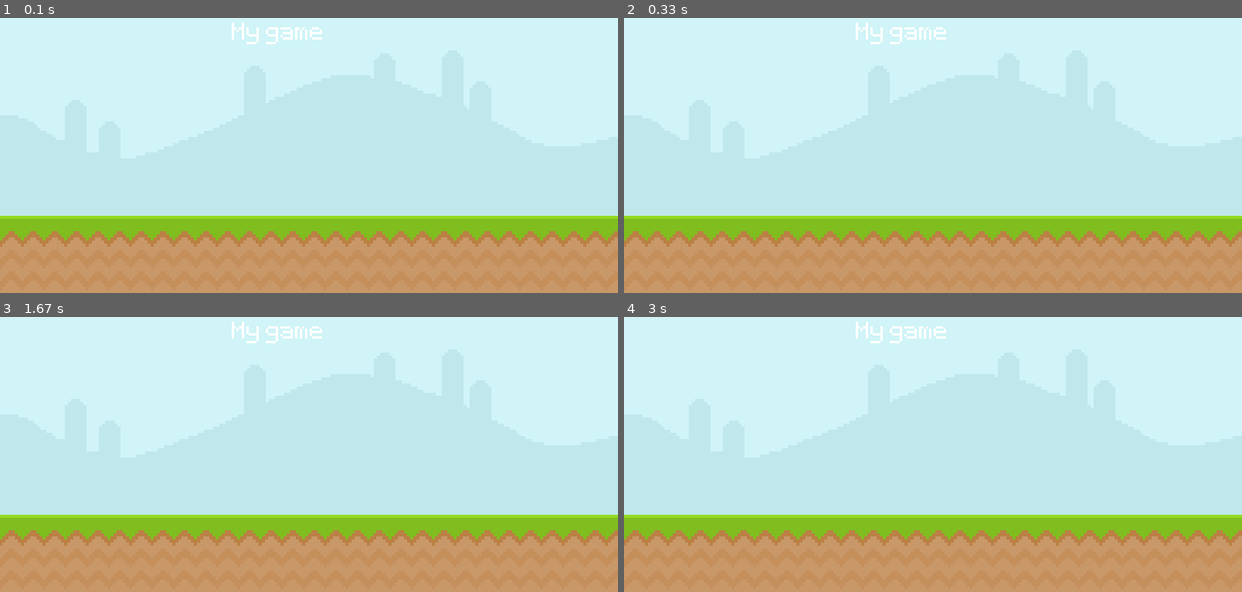
Above: before the commit, frames 1-4 (two rows, left to right).
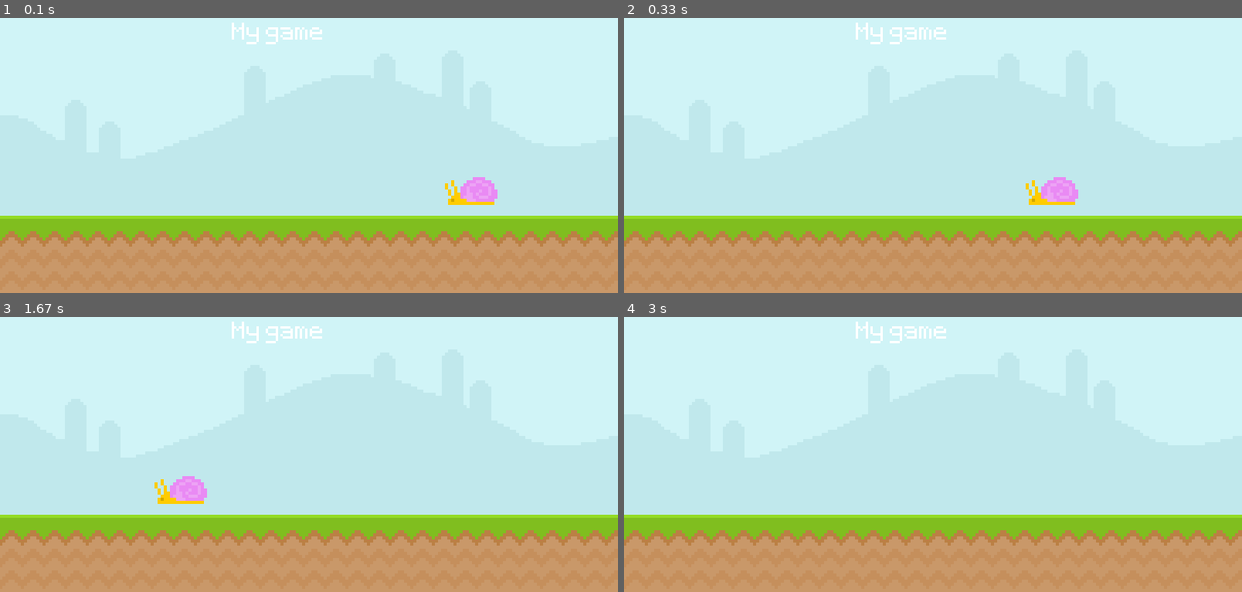
Above: after the commit, the same moments.

Repository: IvanNakov10/Pygame
Game: pygame game, started from pygame.py
The game is run twice, just before and just after one commit, with the same random seed, the same clock (stepped at 60 frames per second) and the same inputs.
Inputs:
- Up to frame 1 (0.1 s): no input
- Up to frame 2 (0.33 s): no input
- Up to frame 3 (1.67 s): no input
- Up to frame 4 (3 s): no input

The runs differ from the first frame. In frame 1, 0.6% of the frame differs, in the area x 72-81%, y 57-68%; in frame 2, 0.6%; in frame 3, 0.6%; in frame 4, nothing differs.

Commit message:
basic snail

Diff:
--- a/pygame.py
+++ b/pygame.py
@@ -9,6 +9,8 @@
 ground = pygame.image.load('Pygame/graphics/ground.png')
 font = pygame.font.Font('Pygame/font/Pixeltype.ttf', 50)
 text_surface = font.render('My game', False, 'White')
+snail = pygame.image.load('Pygame/graphics/snail/snail1.png')
+snail_x_pos = 600
 while True:
     for event in pygame.event.get():
         if event.type == pygame.QUIT:
@@ -18,5 +20,7 @@
     Screen.blit(surface,(0,0))
     Screen.blit(ground,(0,300))
     Screen.blit(text_surface,(300,50))
+    snail_x_pos -= 4
+    Screen.blit(snail,(snail_x_pos,250))
     pygame.display.update()
     clock.tick(60)
